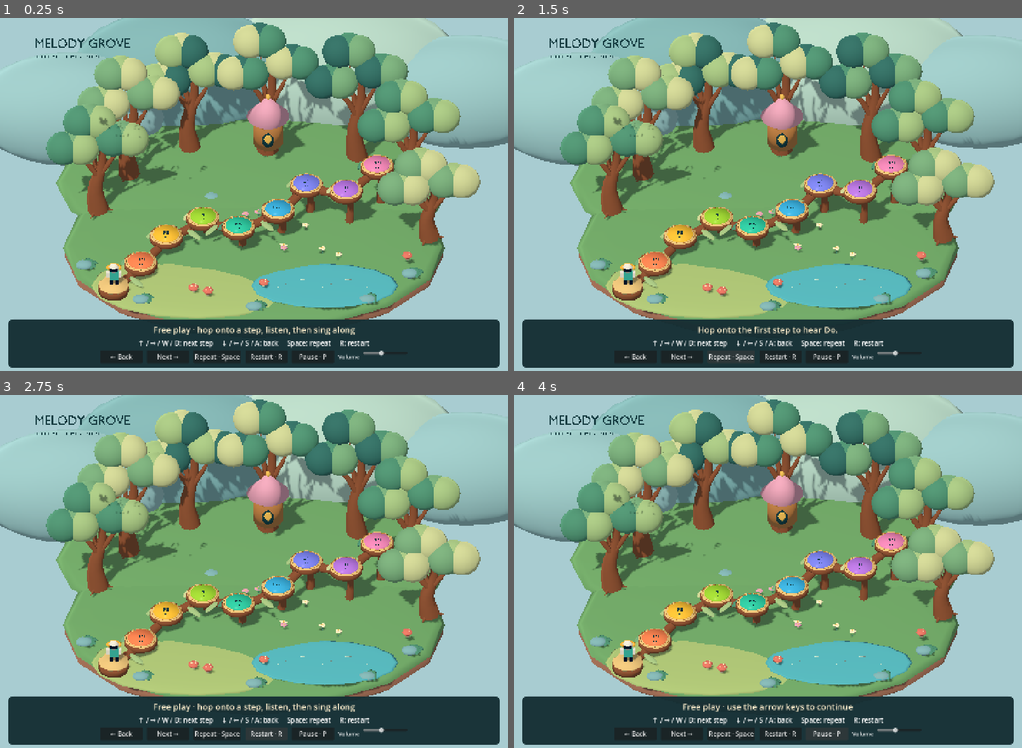
Above: before the commit, frames 1-4 (two rows, left to right).
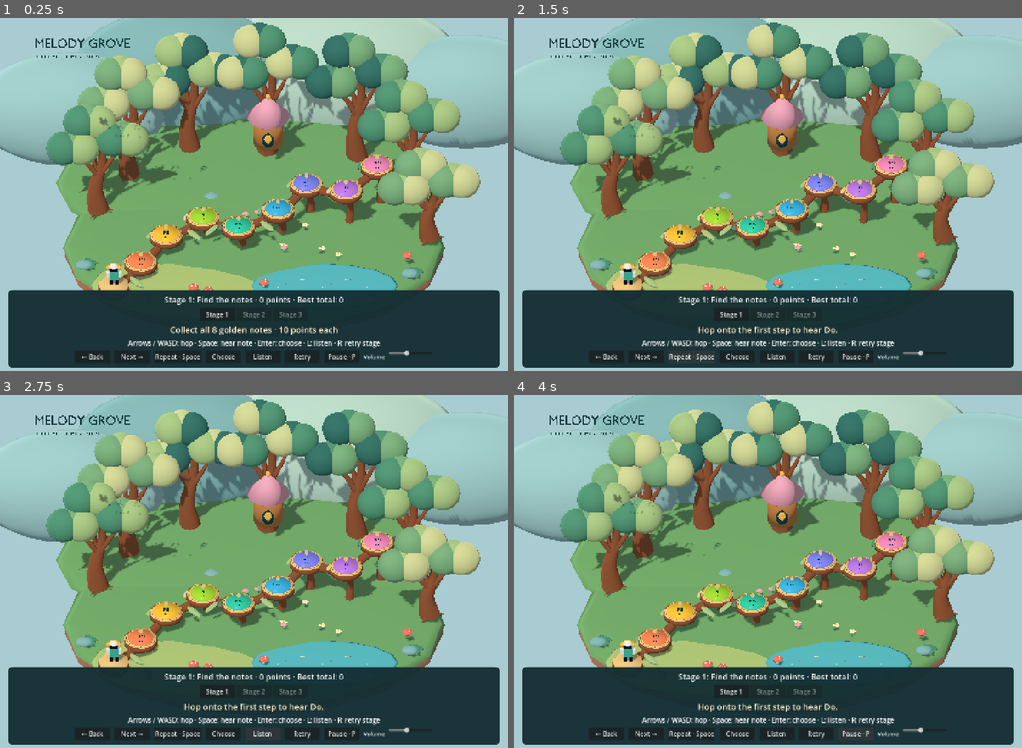
Above: after the commit, the same moments.

Repository: rijju-das/melody-grove
Game: Godot game, scene res://main.tscn
Same seed, same stepped clock (60 frames per second), same inputs: the game is played once before the commit and once after it.
Inputs (mouse positions are in pixels of both pictures, inside the frame that each line leads up to):
- Up to frame 1 (0.25 s): no input
- Up to frame 2 (1.5 s): click "← Back" at 0.5 s; click "Repeat · Space" at 1.25 s
- Up to frame 3 (2.75 s): click (264, 733) at 2 s, where only the run before the commit has a clickable "Restart · R"
- Up to frame 4 (4 s): click "Pause · P" at 2.75 s; click "Resume · P" at 3.5 s

The runs differ from the first frame. In frame 1, 9.7% of the frame differs, in the area x 1-99%, y 39-98%; in frame 2, 9.2%; in frame 3, 9.7%; in frame 4, 9.6%.

Commit message:
stages added

Diff:
--- /dev/null
+++ b/game-source/lesson.gd
@@ -0,0 +1,108 @@
+extends RefCounted
+## Deterministic lesson rules, independent of rendering and audio.
+const TITLES := ["Find the notes", "Echo meadow", "Canopy concert"]
+const MELODIES := [[], [[0, 2, 4], [4, 2, 0], [0, 1, 2]], [[0, 2, 4, 2], [2, 3, 4, 7], [7, 4, 2, 0]]]
+const MAX_SCORES := [80, 120, 150]
+var records: Array = []
+var stage := 1
+var phase := "explore"
+var score := 0
+var mistakes := 0
+var round_index := 0
+var answer_index := 0
+var collected: Array = []
+var stars := 0
+
+func _init() -> void:
+	for i in range(3): records.append({"complete": false, "score": 0, "stars": 0})
+	begin(1)
+
+func unlocked() -> int:
+	for i in range(2):
+		if not records[i].complete: return i + 1
+	return 3
+
+func begin(number: int) -> bool:
+	if number < 1 or number > unlocked(): return false
+	stage = number
+	phase = "explore" if stage == 1 else "ready"
+	score = 0
+	mistakes = 0
+	round_index = 0
+	answer_index = 0
+	stars = 0
+	collected.clear()
+	return true
+
+func melody() -> Array:
+	if stage == 1 or round_index >= 3: return []
+	return MELODIES[stage - 1][round_index].duplicate()
+
+func explore(note: int) -> bool:
+	if stage != 1 or phase != "explore" or note < 0 or note > 7 or collected.has(note): return false
+	collected.append(note)
+	score += 10
+	if collected.size() == 8: _finish()
+	return true
+
+func listen() -> bool:
+	if stage == 1 or phase not in ["ready", "answer"]: return false
+	phase = "listening"
+	answer_index = 0
+	return true
+
+func demo_finished() -> void:
+	if phase == "listening": phase = "answer"
+
+func submit(note: int) -> String:
+	if phase != "answer" or note < 0 or note > 7: return "ignored"
+	var target := melody()
+	if note != target[answer_index]:
+		mistakes += 1
+		answer_index = 0
+		return "retry"
+	answer_index += 1
+	if answer_index < target.size(): return "correct"
+	# Award each melody once, never each partial attempt.
+	score += target.size() * 10
+	round_index += 1
+	answer_index = 0
+	if round_index == 3:
+		score += maxi(0, 30 - mistakes * 5)
+		_finish()
+		return "complete"
+	phase = "ready"
+	return "round"
+
+func _finish() -> void:
+	phase = "complete"
+	stars = 3 if mistakes == 0 else (2 if mistakes <= 3 else 1)
+	var record: Dictionary = records[stage - 1]
+	record.complete = true
+	record.score = maxi(record.score, score)
+	record.stars = maxi(record.stars, stars)
+
+func total() -> int:
+	var result := 0
+	for record in records: result += int(record.score)
+	return result
+
+func progress() -> Dictionary:
+	return {"version": 1, "records": records.duplicate(true)}
+
+func restore(value: Variant) -> void:
+	if not value is Dictionary or value.get("version") != 1: return
+	var saved: Variant = value.get("records")
+	if not saved is Array or saved.size() != 3: return
+	for i in range(3):
+		var entry: Variant = saved[i]
+		if not entry is Dictionary or entry.get("complete") != true: break
+		if not (entry.get("score") is float or entry.get("score") is int): break
+		if not (entry.get("stars") is float or entry.get("stars") is int): break
+		records[i] = {"complete": true, "score": clampi(int(entry.score), 0, MAX_SCORES[i]), "stars": clampi(int(entry.stars), 1, 3)}
+
+func snapshot() -> Dictionary:
+	return {"stage": stage, "title": TITLES[stage-1], "phase": phase, "score": score,
+		"mistakes": mistakes, "round": mini(round_index + 1, 3), "answer": answer_index,
+		"length": melody().size(), "collected": collected.size(), "stars": stars,
+		"unlocked": unlocked(), "records": records, "total": total()}
--- a/game-source/melody_controller.gd
+++ b/game-source/melody_controller.gd
@@ -28,6 +28,14 @@
 var limb_rest: Array[Vector3] = []
 var web_callback: JavaScriptObject
 var web_last_state := ""
+var lesson = preload("res://lesson.gd").new()
+var demo_index := 0
+var demo_elapsed := 0.0
+var collectibles: Array[MeshInstance3D] = []
+var stage_buttons: Array[Button] = []
+var lesson_label: Label
+var saved_ok := true
+var status_before_pause := ""
 
 func _ready() -> void:
 	_bind_keys()
@@ -58,8 +66,10 @@
 	add_child(audio)
 	_make_sounds()
 	_make_halo()
+	_make_collectibles()
 	_make_hud()
-	reset_player()
+	_load_progress()
+	start_stage(1)
 	if OS.has_feature("web"):
 		get_node("GameControls").hide()
 		web_callback = JavaScriptBridge.create_callback(_web_command)
@@ -81,7 +91,11 @@
 		"next": request_step(1)
 		"back": request_step(-1)
 		"repeat": repeat_note()
-		"restart": reset_player()
+		"choose": choose_note()
+		"listen": listen_melody()
+		"stage":
+			if arguments.size() > 1: start_stage(int(arguments[1]))
+		"restart": start_stage(lesson.stage)
 		"pause": toggle_pause()
 		"volume":
 			if arguments.size() > 1:
@@ -92,6 +106,8 @@
 		"grove_forward": [KEY_UP, KEY_RIGHT, KEY_W, KEY_D],
 		"grove_backward": [KEY_DOWN, KEY_LEFT, KEY_S, KEY_A],
 		"grove_repeat": [KEY_SPACE],
+		"grove_choose": [KEY_ENTER],
+		"grove_listen": [KEY_L],
 		"grove_restart": [KEY_R],
 		"grove_pause": [KEY_P, KEY_ESCAPE],
 	}
@@ -108,11 +124,15 @@
 	if not event.is_pressed() or event.is_echo() or player == null:
 		return
 	if event.is_action_pressed("grove_restart"):
-		reset_player()
+		start_stage(lesson.stage)
 	elif event.is_action_pressed("grove_pause"):
 		toggle_pause()
 	elif event.is_action_pressed("grove_repeat"):
 		repeat_note()
+	elif event.is_action_pressed("grove_choose"):
+		choose_note()
+	elif event.is_action_pressed("grove_listen"):
+		listen_melody()
 	elif event.is_action_pressed("grove_forward"):
 		request_step(1)
 	elif event.is_action_pressed("grove_backward"):
@@ -123,12 +143,27 @@
 
 func _process(delta: float) -> void:
 	if OS.has_feature("web") and status:
-		var state := JSON.stringify({"text": status.text, "paused": paused, "step": route_index})
+		var state := JSON.stringify({"text": status.text, "paused": paused, "step": route_index, "hopping": hopping, "lesson": lesson.snapshot(), "saved": saved_ok})
 		if state != web_last_state:
 			web_last_state = state
 			JavaScriptBridge.eval("window.groveState && window.groveState(" + state + ")")
 	if player == null or paused:
 		return
+	if lesson.phase == "listening":
+		demo_elapsed -= delta
+		if demo_elapsed <= 0:
+			var melody: Array = lesson.melody()
+			if demo_index < melody.size():
+				_play_note(int(melody[demo_index]))
+				status.text = "Listen: %s (%d of %d)" % [NOTE_NAMES[melody[demo_index]], demo_index + 1, melody.size()]
+				demo_index += 1
+				demo_elapsed = 1.05
+			else:
+				lesson.demo_finished()
+				halo.hide()
+				status.text = "Your turn! Move to a note, then Choose note."
+		return
+	if lesson.phase == "complete": return
 	cooldown = maxf(0, cooldown - delta)
 	if hopping:
 		hop_elapsed = minf(HOP_SECONDS, hop_elapsed + delta)
@@ -146,6 +181,10 @@
 			_rest_limbs()
 			if route_index > 0:
 				_play_note(route_index - 1)
+				if lesson.explore(route_index - 1):
+					collectibles[route_index - 1].hide()
+					status.text = "+10 points! %s · %d of 8 notes found" % [NOTE_NAMES[route_index - 1], lesson.collected.size()]
+					_check_completion()
 			else:
 				halo.hide()
 				status.text = "Starting stump · hop forward to hear Do"
@@ -159,7 +198,7 @@
 			request_step(direction)
 
 func request_step(direction: int) -> void:
-	if paused or player == null:
+	if paused or player == null or lesson.phase in ["listening", "complete"]:
 		return
 	if hopping or cooldown > 0:
 		# Buffer one tap so quick presses feel responsive without a long queue.
@@ -201,7 +240,7 @@
 		pause_button.text = "Pause · P"
 
 func repeat_note() -> void:
-	if paused or hopping:
+	if paused or hopping or lesson.phase in ["listening", "complete"]:
 		return
 	if route_index == 0:
 		status.text = "Hop onto the first step to hear Do."
@@ -209,11 +248,16 @@
 		_play_note(route_index - 1)
 
 func toggle_pause() -> void:
+	if lesson.phase == "complete": return
 	paused = not paused
 	queued_direction = 0
 	audio.stream_paused = paused
 	pause_button.text = "Resume · P" if paused else "Pause · P"
-	status.text = "Paused · press P or click Resume" if paused else "Free play · use the arrow keys to continue"
+	if paused:
+		status_before_pause = status.text
+		status.text = "Paused · tap Resume to continue"
+	else:
+		status.text = status_before_pause
 
 func _on_focus_lost() -> void:
 	# The web page owns touch controls outside the canvas. It pauses on tab hide.
@@ -231,8 +275,86 @@
 	audio.play()
 	halo.global_position = pads[index].global_position + Vector3.UP * 0.16
 	halo.show()
-	status.text = "%s · listen, then sing it back · Space to repeat" % NOTE_NAMES[index]
+	status.text = "%s · listen, then sing it back" % NOTE_NAMES[index] if lesson.stage == 1 else "%s · Choose note to answer" % NOTE_NAMES[index]
 	note_played.emit(index)
+
+func start_stage(number: int) -> void:
+	if not lesson.begin(number): return
+	reset_player()
+	demo_index = 0
+	demo_elapsed = 0
+	for orb in collectibles: orb.visible = number == 1
+	status.text = "Collect all 8 golden notes · 10 points each" if number == 1 else "Tap Listen, remember the melody, then choose its notes."
+	_update_lesson_hud()
+
+func listen_melody() -> void:
+	if paused or hopping or not lesson.listen(): return
+	queued_direction = 0
+	demo_index = 0
+	demo_elapsed = 0
+	status.text = "Listen carefully…"
+
+func choose_note() -> void:
+	if paused or hopping or route_index == 0: return
+	var result: String = lesson.submit(route_index - 1)
+	if result == "ignored":
+		status.text = "Tap Listen before answering." if lesson.phase == "ready" else status.text
+		return
+	_play_note(route_index - 1)
+	match result:
+		"retry": status.text = "Try that melody again from its first note. Listen is always available."
+		"correct": status.text = "Correct! Choose note %d of %d." % [lesson.answer_index + 1, lesson.melody().size()]
+		"round": status.text = "Melody complete! Tap Listen for melody %d of 3." % [lesson.round_index + 1]
+	_update_lesson_hud()
+	_check_completion()
+
+func _check_completion() -> void:
+	_update_lesson_hud()
+	if lesson.phase != "complete": return
+	queued_direction = 0
+	_save_progress()
+	status.text = "Stage complete! %d points · %d stars · choose your next stage" % [lesson.score, lesson.stars]
+
+func _load_progress() -> void:
+	var content := ""
+	if OS.has_feature("web"):
+		var value: Variant = JavaScriptBridge.eval("window.groveLoadProgress ? window.groveLoadProgress() : ''")
+		if value is String: content = value
+	elif FileAccess.file_exists("user://grove-progress.json"):
+		content = FileAccess.get_file_as_string("user://grove-progress.json")
+	if not content.is_empty(): lesson.restore(JSON.parse_string(content))
+
+func _save_progress() -> void:
+	var content := JSON.stringify(lesson.progress())
+	if OS.has_feature("web"):
+		saved_ok = JavaScriptBridge.eval("window.groveSaveProgress && window.groveSaveProgress(" + JSON.stringify(content) + ")") == true
+	else:
+		var file := FileAccess.open("user://grove-progress.json", FileAccess.WRITE)
+		saved_ok = file != null
+		if file: file.store_string(content)
+
+func _update_lesson_hud() -> void:
+	if lesson_label:
+		lesson_label.text = "Stage %d: %s · %d points · Best total: %d" % [lesson.stage, lesson.TITLES[lesson.stage-1], lesson.score, lesson.total()]
+	for i in range(stage_buttons.size()): stage_buttons[i].disabled = i + 1 > lesson.unlocked()
+
+func _make_collectibles() -> void:
+	var material := StandardMaterial3D.new()
+	material.shading_mode = BaseMaterial3D.SHADING_MODE_UNSHADED
+	material.albedo_color = Color("ffd578")
+	for pad in pads:
+		var orb := MeshInstance3D.new()
+		var mesh := SphereMesh.new()
+		mesh.radius = 0.15
+		mesh.height = 0.30
+		mesh.radial_segments = 12
+		mesh.rings = 6
+		orb.mesh = mesh
+		orb.material_override = material
+		orb.cast_shadow = GeometryInstance3D.SHADOW_CASTING_SETTING_OFF
+		add_child(orb)
+		orb.global_position = pad.global_position + Vector3.UP * 0.65
+		collectibles.append(orb)
 
 func _make_sounds() -> void:
 	const RATE := 22050
@@ -279,7 +401,7 @@
 	panel.set_anchors_and_offsets_preset(Control.PRESET_BOTTOM_WIDE)
 	panel.offset_left = 22
 	panel.offset_right = -22
-	panel.offset_top = -146
+	panel.offset_top = -230
 	panel.offset_bottom = -16
 	var style := StyleBoxFlat.new()
 	style.bg_color = Color(0.08, 0.18, 0.20, 0.96)
@@ -292,13 +414,21 @@
 	var box := VBoxContainer.new()
 	box.add_theme_constant_override("separation", 7)
 	panel.add_child(box)
+	lesson_label = Label.new()
+	lesson_label.horizontal_alignment = HORIZONTAL_ALIGNMENT_CENTER
+	lesson_label.add_theme_font_size_override("font_size", 23)
+	box.add_child(lesson_label)
+	var stages := HBoxContainer.new()
+	stages.alignment = BoxContainer.ALIGNMENT_CENTER
+	box.add_child(stages)
+	for i in range(3): stage_buttons.append(_button(stages, "Stage %d" % (i+1), start_stage.bind(i+1)))
 	status = Label.new()
 	status.add_theme_font_size_override("font_size", 24)
 	status.add_theme_color_override("font_color", Color("fff0ce"))
 	status.horizontal_alignment = HORIZONTAL_ALIGNMENT_CENTER
 	box.add_child(status)
 	var hint := Label.new()
-	hint.text = "↑ / → / W / D: next step     ↓ / ← / S / A: back     Space: repeat     R: restart"
+	hint.text = "Arrows / WASD: hop · Space: hear note · Enter: choose · L: listen · R: retry stage"
 	hint.horizontal_alignment = HORIZONTAL_ALIGNMENT_CENTER
 	hint.add_theme_font_size_override("font_size", 19)
 	box.add_child(hint)
@@ -309,7 +439,9 @@
 	_button(row, "← Back", request_step.bind(-1))
 	_button(row, "Next →", request_step.bind(1))
 	_button(row, "Repeat · Space", repeat_note)
-	_button(row, "Restart · R", reset_player)
+	_button(row, "Choose", choose_note)
+	_button(row, "Listen", listen_melody)
+	_button(row, "Retry", func(): start_stage(lesson.stage))
 	pause_button = _button(row, "Pause · P", toggle_pause)
 	var volume_label := Label.new()
 	volume_label.text = "Volume"
@@ -327,7 +459,7 @@
 func _button(parent: Node, text: String, callback: Callable) -> Button:
 	var button := Button.new()
 	button.text = text
-	button.custom_minimum_size = Vector2(120, 38)
+	button.custom_minimum_size = Vector2(100, 38)
 	button.add_theme_font_size_override("font_size", 18)
 	button.focus_mode = Control.FOCUS_NONE
 	button.pressed.connect(callback)
--- a/game-source/project.godot
+++ b/game-source/project.godot
@@ -11,7 +11,8 @@
 [application]
 
 config/name="Melody Grove"
-run/main_scene="uid://dsu1xralvp8wx"
+run/main_scene="res://main.tscn"
+run/max_fps.web=30
 config/features=PackedStringArray("4.7", "GL Compatibility")
 config/icon="res://icon.svg"
 
--- /dev/null
+++ b/game-source/test_lessons.gd
@@ -0,0 +1,42 @@
+extends SceneTree
+const Rules = preload("res://lesson.gd")
+func _initialize() -> void:
+	var lesson = Rules.new()
+	assert(not lesson.begin(2), "Locked stage must reject entry")
+	assert(lesson.explore(0))
+	assert(not lesson.explore(0))
+	assert(lesson.score == 10, "A repeated pad cannot farm points")
+	for i in range(1,8): lesson.explore(i)
+	assert(lesson.phase == "complete" and lesson.score == 80 and lesson.unlocked() == 2)
+	assert(lesson.begin(2))
+	assert(lesson.submit(0) == "ignored", "Must listen first")
+	assert(lesson.listen())
+	assert(lesson.submit(0) == "ignored", "No answers during demo")
+	lesson.demo_finished()
+	assert(lesson.submit(0) == "correct")
+	assert(lesson.submit(7) == "retry")
+	assert(lesson.score == 0 and lesson.answer_index == 0 and lesson.mistakes == 1)
+	for round_number in range(3):
+		if round_number > 0: lesson.listen(); lesson.demo_finished()
+		for note in lesson.melody(): lesson.submit(note)
+	assert(lesson.phase == "complete" and lesson.score == 115 and lesson.stars == 2 and lesson.unlocked() == 3)
+	var restored = Rules.new()
+	restored.restore(lesson.progress())
+	assert(restored.unlocked() == 3 and restored.total() == 195)
+	assert(restored.begin(2))
+	for round_number in range(3):
+		restored.listen(); restored.demo_finished()
+		for note in restored.melody(): restored.submit(note)
+	assert(restored.total() == 200, "Replays replace best scores, not accumulate")
+	assert(restored.begin(3))
+	for round_number in range(3):
+		restored.listen(); restored.demo_finished()
+		for note in restored.melody(): restored.submit(note)
+	assert(restored.score == 150 and restored.stars == 3 and restored.total() == 350)
+	restored.begin(1)
+	assert(restored.total() == 350, "Retrying preserves completed progress")
+	var bad = Rules.new()
+	for corrupt in [null, [], {"version": 9}, {"version":1,"records":[{}, {}, {}]}, {"version":1,"records":[{"complete":true,"score":"bad","stars":3}, {}, {}]}]: bad.restore(corrupt)
+	assert(bad.unlocked() == 1 and bad.total() == 0)
+	print("LESSON RULES: PASS — stage locks, unique points, mistakes, stars, best scores, restoration, corrupt saves")
+	quit()
Not shown, added: game-source/grove_view.gd.uid
Not shown, added: game-source/icon.svg.import
Not shown, added: game-source/lesson.gd.uid
Not shown, added: game-source/melody_controller.gd.uid
Not shown, added: game-source/melody_grove.glb.import
Not shown, added: game-source/test_lessons.gd.uid
Not shown, added: .gitignore
Not shown, changed: README.md
Not shown, changed: docs/app.js
Not shown, changed: docs/game-config.js
Not shown, changed: docs/game.pck
Not shown, changed: docs/index.html
(and 3 more such lines)
